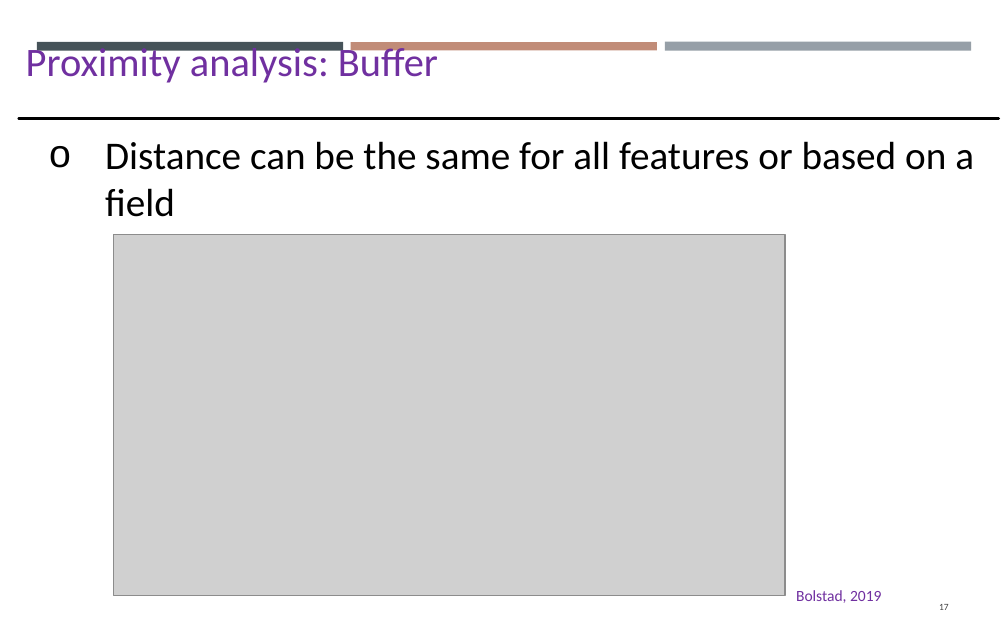
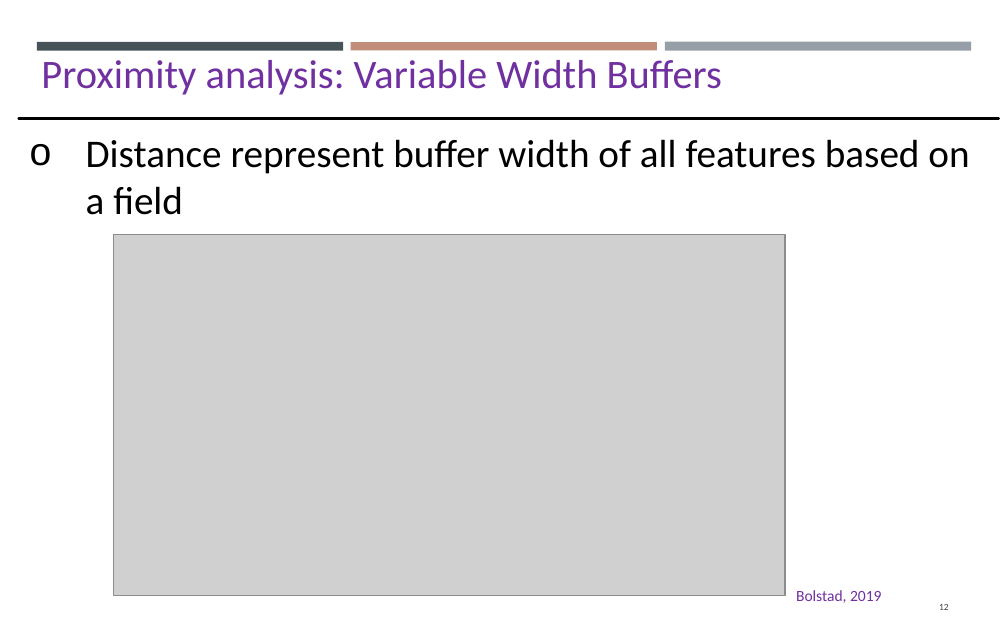
Before and after one commit to gisynw/GIS_I, a slide deck: slide 12 of docs/Lectures/Week12/Lecture11_GEOG2475_Vector.pptx (slide 17 before the commit). Drawn at 1008x630 pixels with LibreOffice and Linux fonts; fonts in the diff are those of the drawing; grey boxes stand for pictures. Boxes give left, top, right and bottom in pixels: in the first picture for what was removed or moved away, otherwise in the second. Text is boxed around its words. In the diff, an @@ line names an element or a change of style, - is before the commit and + after.

```diff
--- a/docs/Lectures/Week12/Lecture11_GEOG2475_Vector.pptx
+++ b/docs/Lectures/Week12/Lecture11_GEOG2475_Vector.pptx
@@ text at [41,60,722,95]: text changed @@
-Proximity analysis: Buffer
+Proximity analysis: Variable Width Buffers
@@ text at [86,139,969,215]: text changed @@
-o Distance can be the same for all features or based on a field
+o Distance represent buffer width of all features based on a field
@@ page number at [939,604,949,610]: text changed @@
-17
+12
```
Also in this commit, not shown: 25 other slides changed, 13 slides added, 8 slides removed.
